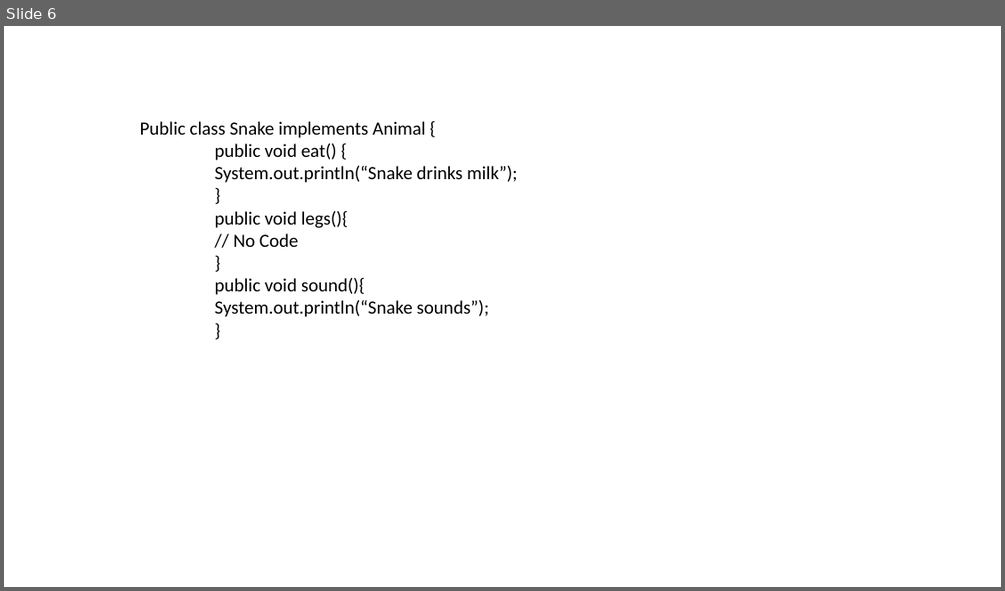
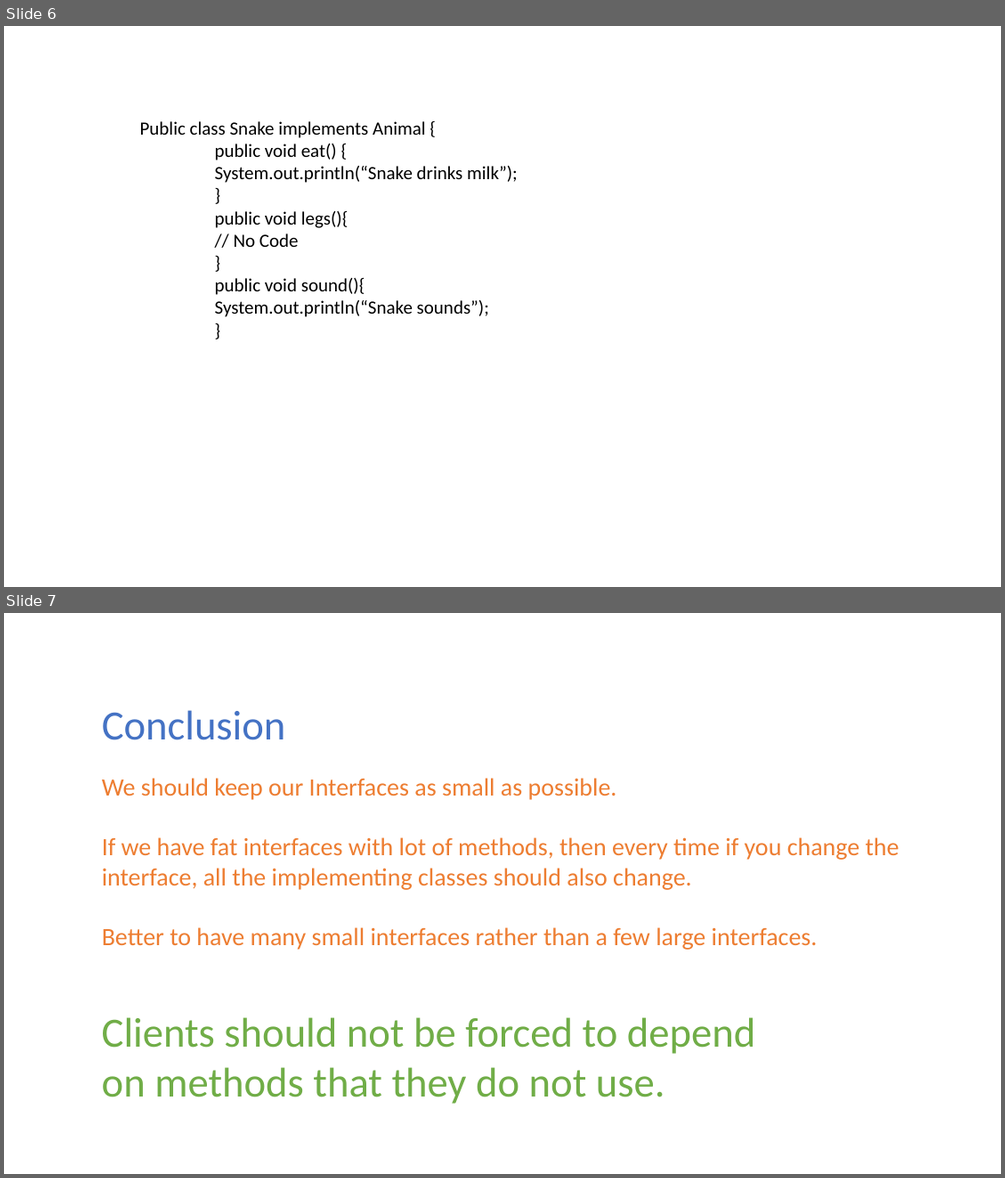
Before and after one commit to Lakshhmi/Java-Exercises, a slide deck: Interface Segregation Principle.pptx. Shown one above the other, each under a label of ours: slide 6 before the commit, slides 6 and 7 after it. The pictures are 1005x591 and 1005x1178 pixels, drawn with LibreOffice and Linux fonts; fonts in the diff are those of the drawing. Boxes give left, top, right and bottom in pixels: in the first picture for what was removed or moved away, otherwise in the second. Text is boxed around its words. In the diff, an @@ line names an element or a change of style, - is before the commit and + after.

Commit message:
Interface Segregation Principle

```diff
--- a/Interface Segregation Principle.pptx
+++ b/Interface Segregation Principle.pptx
@@ slide 7 added at <box>4,613,1001,1174</box>, background #FFFFFF @@
@@ text added at <box>102,710,899,949</box>, 24 pt, text #ED7D31 @@
+Conclusion
+We should keep our Interfaces as small as possible.
+If we have fat interfaces with lot of methods, then every time if you change the interface, all the implementing classes should also change.
+Better to have many small interfaces rather than a few large interfaces.
@@ text added at <box>102,1017,755,1103</box>, 40 pt, text #70AD47 @@
+Clients should not be forced to depend on methods that they do not use.
```
